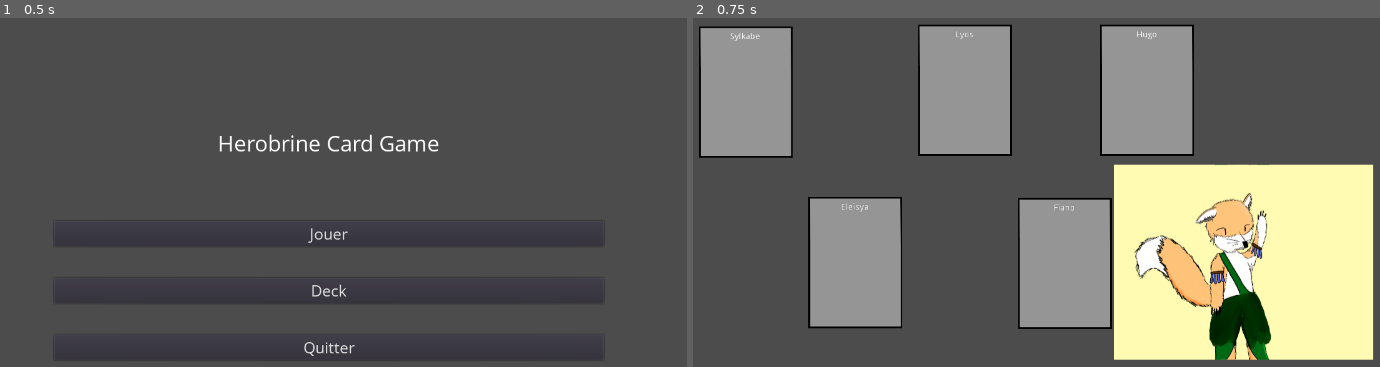
Above: before the commit, frames 1-2 (left to right).
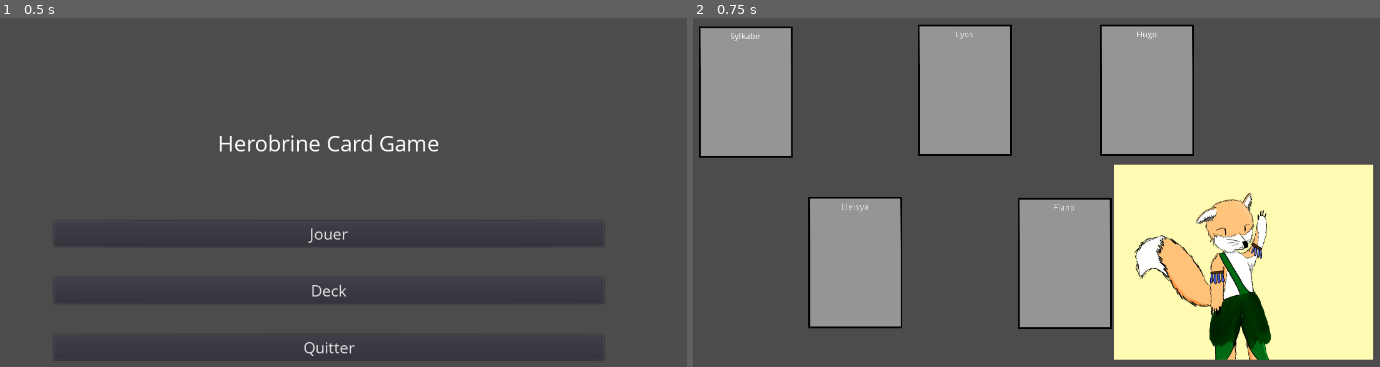
Above: after the commit, the same moments.

Repository: AlexisHuvier/HerobrineCardGame
Game: Godot game, scene res://Main.tscn
Same seed, same stepped clock (60 frames per second), same inputs: the game is played once before the commit and once after it.
Inputs:
- Up to frame 1 (0.5 s): no input
- Up to frame 2 (0.75 s): click "Jouer" at 0.5 s

Frame 1 is identical in both runs. In frame 2, 0.1% of the frame differs, in the area x 64-84%, y 41-95%.
Error before the commit: Invalid operands 'String' and 'Nil' in operator '+'. (res://Scripts/Card.gd:32)

Commit message:
Bug correction + update card script
Add the case texture = null + replace deprecated method.

Diff:
--- a/Scripts/Card.gd
+++ b/Scripts/Card.gd
@@ -6,7 +6,7 @@
 func _ready():
 	card_json = load_card(card)
 	if card_json != null:
-		if !(load_texture(card_json)):
+		if !(load_texture()):
 			get_node("Title").set_text(card_json["name"])
 		else:
 			get_node("Title").set_text("")
@@ -26,11 +26,12 @@
 		else:
 			return json.result
 
-func load_texture(card_json):
+func load_texture():
 	var texture = ImageTexture.new()
-	if ("texture" in card_json):
+	if ("texture" in card_json && card_json["texture"] != null):
 		var image_path = "res://Assets/" + card_json["texture"] + ".png"
-		if texture.load(image_path) != OK:
+		texture = load(image_path)
+		if texture == null:
 			push_error("[Error] Opening File failed (" + image_path + ")")
 			get_tree().quit()
 		else:
